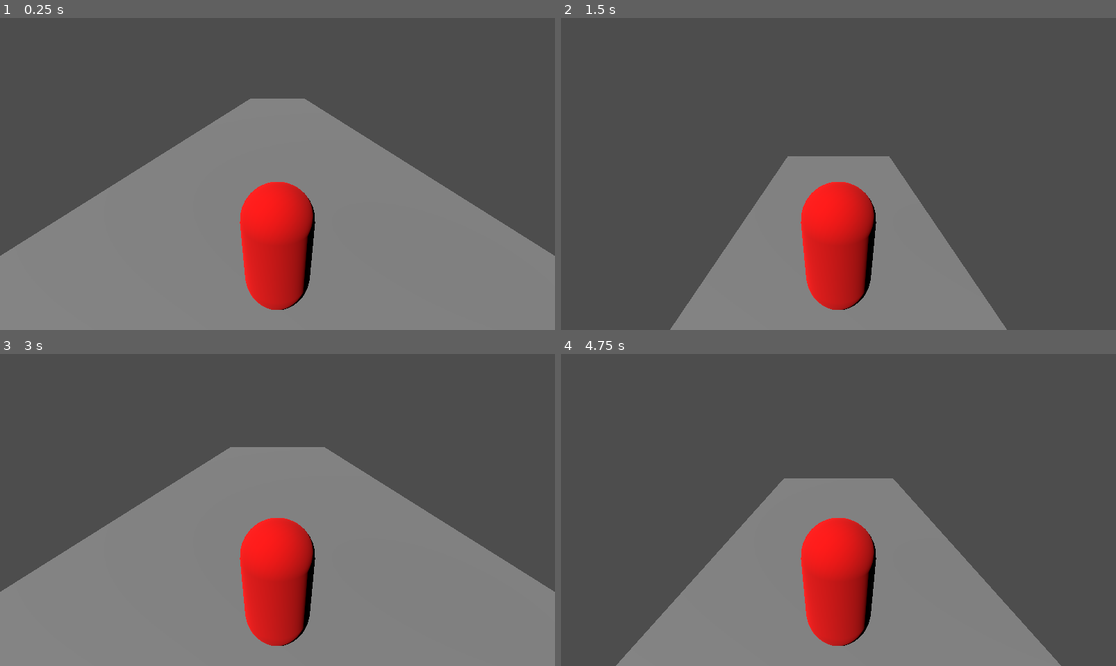
Above: before the commit, frames 1-4 (two rows, left to right).
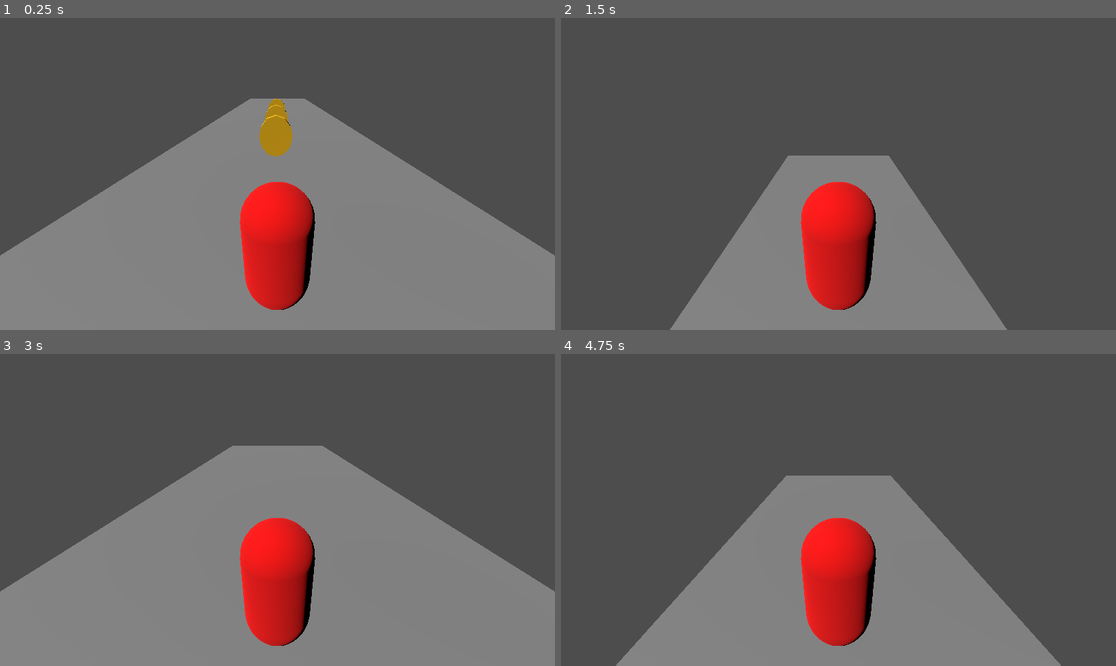
Above: after the commit, the same moments.

Repository: y2kpartytime/EndlessRunner
Game: Godot game, scene res://3DPlayerScene.tscn
The game is run twice, just before and just after one commit, with the same random seed, the same clock (stepped at 60 frames per second) and the same inputs.
Inputs (mouse positions are in pixels of both pictures, inside the frame that each line leads up to):
- Up to frame 1 (0.25 s): no input
- Up to frame 2 (1.5 s): move the mouse to (866, 174) at 0.52 s; hold Shift 0.53-1.28 s; hold W (Forward) from 0.53 s (still down); tap Space (ui_select) at 0.77 s; move the mouse to (810, 174) at 1.27 s; tap Shift at 1.35 s
- Up to frame 3 (3 s): keep holding W (Forward); tap Space (ui_select) at 1.52 s; move the mouse to (288, 503) at 2.02 s; hold Shift 2.03-2.78 s; move the mouse to (271, 516) at 2.77 s; tap Shift at 2.85 s
- Up to frame 4 (4.75 s): keep holding W (Forward); tap Space (ui_select) at 3.02, 3.77, 4.52 s; move the mouse to (877, 513) at 3.52 s; hold Shift 3.53-4.28 s; move the mouse to (794, 506) at 4.27 s; tap Shift at 4.35 s

The runs differ from the first frame. In frame 1, 0.8% of the frame differs, in the area x 0-100%, y 25-77%; in frame 2, less than 0.1%; in frame 3, 0.1%; in frame 4, 0.2%.

Commit message:
coins
added coins
basic script on coins to queue free when player in group player hits

Diff:
--- a/new-3d-shooter-project/3DPlayerScene.tscn
+++ b/new-3d-shooter-project/3DPlayerScene.tscn
@@ -1,8 +1,9 @@
-[gd_scene load_steps=9 format=3 uid="uid://bcok0ag2w813e"]
+[gd_scene load_steps=10 format=3 uid="uid://bcok0ag2w813e"]
 
 [ext_resource type="Script" uid="uid://cf06chfetl16s" path="res://PlayerScript.gd" id="1_hlea6"]
 [ext_resource type="Script" uid="uid://dvl0i7oxblrvb" path="res://PlatformSpawnerScript.gd" id="2_jmexq"]
 [ext_resource type="PackedScene" uid="uid://7jmnldodlmka" path="res://Platform1.tscn" id="3_6lr1v"]
+[ext_resource type="PackedScene" uid="uid://ucvlnhonlwtb" path="res://coin_01.tscn" id="4_8gogc"]
 
 [sub_resource type="CapsuleShape3D" id="CapsuleShape3D_1mmh3"]
 
@@ -18,8 +19,8 @@
 
 [node name="Node3D" type="Node3D"]
 
-[node name="Player" type="CharacterBody3D" parent="."]
-transform = Transform3D(-1, 0, -8.74228e-08, 0, 1, 0, 8.74228e-08, 0, -1, 0, 0, 0)
+[node name="Player" type="CharacterBody3D" parent="." groups=["Player"]]
+transform = Transform3D(-0.997891, 0, -8.72384e-08, 0, 0.997891, 0, 8.72384e-08, 0, -0.997891, 0, 0, 0)
 script = ExtResource("1_hlea6")
 jump_force = 15.0
 
@@ -32,14 +33,14 @@
 [node name="Camera3D" type="Camera3D" parent="Player"]
 transform = Transform3D(1, 3.61592e-08, 7.82848e-09, -3.61592e-08, 0.910453, 0.413613, 7.82846e-09, -0.413613, 0.910453, -2.38419e-07, 2.18397, 2.24878)
 
-[node name="Ground" type="StaticBody3D" parent="."]
+[node name="TEST_Platform" type="StaticBody3D" parent="."]
 transform = Transform3D(9.87612, 0, 0, 0, 1, 0, 0, 0, 12.072, 0, -1.54165, -17.6939)
 visible = false
 
-[node name="CollisionShape3D" type="CollisionShape3D" parent="Ground"]
+[node name="CollisionShape3D" type="CollisionShape3D" parent="TEST_Platform"]
 shape = SubResource("BoxShape3D_1mmh3")
 
-[node name="MeshInstance3D" type="MeshInstance3D" parent="Ground/CollisionShape3D"]
+[node name="MeshInstance3D" type="MeshInstance3D" parent="TEST_Platform/CollisionShape3D"]
 mesh = SubResource("BoxMesh_hlea6")
 
 [node name="DirectionalLight3D" type="DirectionalLight3D" parent="."]
@@ -50,3 +51,12 @@
 platform_scene = ExtResource("3_6lr1v")
 platform_speed = 20.0
 player = NodePath("../Player")
+
+[node name="coin01" parent="." instance=ExtResource("4_8gogc")]
+transform = Transform3D(1, 0, 0, 0, 1, 0, 0, 0, 1, 0.0679486, 1.47882, 8.95533)
+
+[node name="coin02" parent="." instance=ExtResource("4_8gogc")]
+transform = Transform3D(1, 0, 0, 0, 1, 0, 0, 0, 1, 0.0679486, 1.47882, 13.0884)
+
+[node name="coin03" parent="." instance=ExtResource("4_8gogc")]
+transform = Transform3D(1, 0, 0, 0, 1, 0, 0, 0, 1, 0.0679486, 1.47882, 18.2413)
--- /dev/null
+++ b/new-3d-shooter-project/coin_01.tscn
@@ -0,0 +1,20 @@
+[gd_scene load_steps=4 format=3 uid="uid://ucvlnhonlwtb"]
+
+[ext_resource type="PackedScene" uid="uid://cfq8vexxa0ekm" path="res://coin01.fbx" id="1_611v0"]
+[ext_resource type="Script" uid="uid://87cm0bfbkgum" path="res://coin_script.gd" id="2_50hpv"]
+
+[sub_resource type="SphereShape3D" id="SphereShape3D_611v0"]
+
+[node name="coin01" instance=ExtResource("1_611v0")]
+script = ExtResource("2_50hpv")
+
+[node name="Cylinder" parent="." index="0"]
+transform = Transform3D(73.0978, 0, 0, 0, -8.14476e-06, 69.3959, 0, -68.3232, -8.27263e-06, 0, 0, 0)
+
+[node name="Area3D" type="Area3D" parent="." index="1"]
+
+[node name="CollisionShape3D" type="CollisionShape3D" parent="Area3D" index="0"]
+transform = Transform3D(2.49827, 0, 0, 0, 2.49827, 0, 0, 0, 2.49827, 0, 0, 0)
+shape = SubResource("SphereShape3D_611v0")
+
+[connection signal="body_entered" from="Area3D" to="." method="_on_area_3d_body_entered"]
--- /dev/null
+++ b/new-3d-shooter-project/coin_script.gd
@@ -0,0 +1,12 @@
+extends Node
+
+@export var player = CharacterBody3D
+var score = 0
+
+func _ready() -> void:
+	pass
+
+func _on_area_3d_body_entered(body: Node3D) -> void:
+	if body.is_in_group("Player"):
+		score +=1
+		queue_free()
Binary file added: new-3d-shooter-project/coin01.fbx
Not shown, added: new-3d-shooter-project/coin01.fbx.import
Not shown, added: new-3d-shooter-project/coin_script.gd.uid
